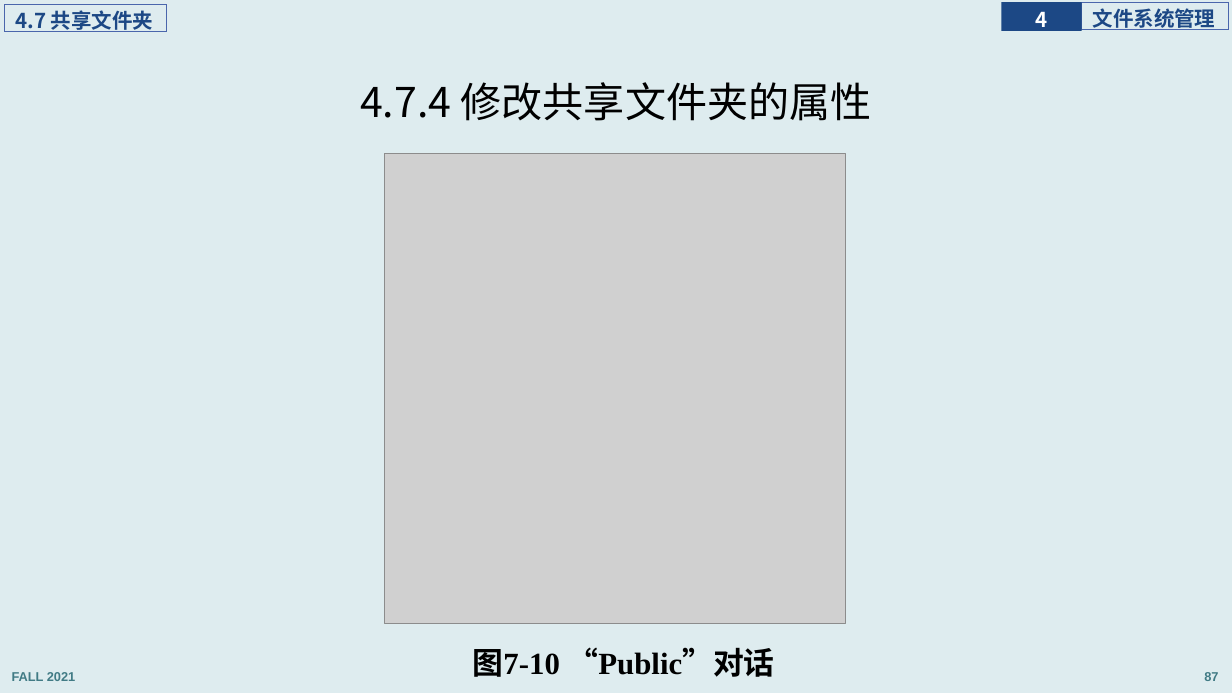
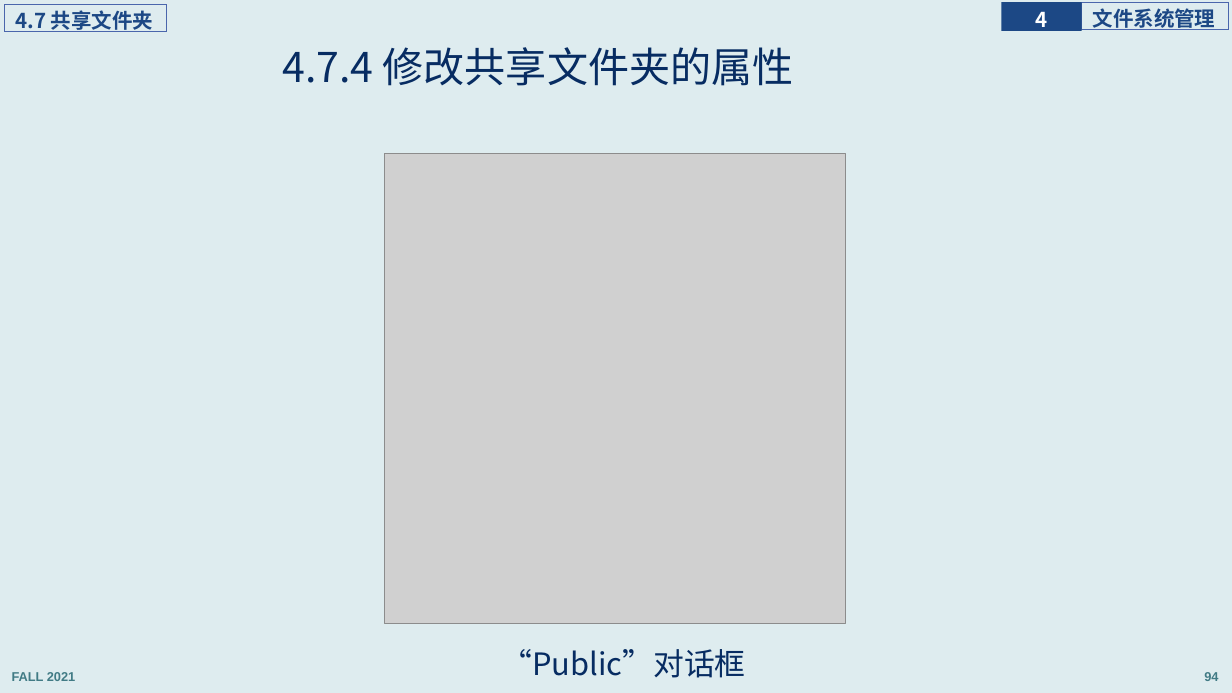
Before and after one commit to principleWindows/win-principle-2021, a slide deck: slide 94 of slides/instruction/principleWindows_4.pptx (slide 87 before the commit). Drawn at 1232x693 pixels with LibreOffice and Linux fonts; fonts in the diff are those of the drawing; grey boxes stand for pictures. Boxes give left, top, right and bottom in pixels: in the first picture for what was removed or moved away, otherwise in the second. Text is boxed around its words. In the diff, an @@ line names an element or a change of style, - is before the commit and + after.

```diff
--- a/slides/instruction/principleWindows_4.pptx
+++ b/slides/instruction/principleWindows_4.pptx
@@ title "4.7.4 修改共享文件夹的属性": place and size @@
-title "4.7.4 修改共享文件夹的属性" at [360, 82, 872, 121]
+title "4.7.4 修改共享文件夹的属性" at [282, 47, 794, 86]
@@ title "4.7.4 修改共享文件夹的属性" at [282, 47, 794, 86]: text colour #000000 to #072C62 @@
@@ text at [501, 649, 745, 678]: text changed; font Times New Roman to Noto Sans CJK SC; text colour #000000 to #072C62; bold off @@
-图7-10 “Public”对话框
+“Public”对话框
@@ page number at [1204, 672, 1218, 681]: text changed @@
-87
+94
```
Also in this commit, not shown: 34 other slides changed, 8 slides added, 6 other files.
